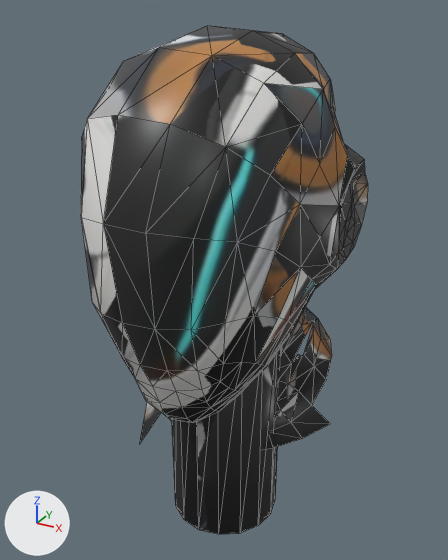
What one commit did to the glTF model pi-nebula/assets/crew/head_androidFeminine.glb.
Rendered twice from a 50 mm camera at (0.198, -0.364, 1.73) aimed at (-0.002, -0.001, 1.548). Every picture has the same lights, and +X, +Y and +Z are marked at lower left. The picture after the commit comes second. Mesh edges are drawn as thin lines. Vertices at exactly the same position are counted once.

The older version as bpy lines, for what is in view:
```python
me_head_androidfeminine = bpy.data.meshes.new('head_androidFeminine')
me_head_androidfeminine.from_pydata(...)  # 540 vertices, 960 faces; spans x -0.087..0.088, y -0.118..0.105, z 1.349..1.72
me_head_androidfeminine.materials.append(mat_head_androidfeminine)  # picture img_head_androidfeminine
ob_head_androidfeminine = bpy.data.objects.new('head_androidFeminine', me_head_androidfeminine)
ob_head_androidfeminine.location = (0.0, 0.0, 0.0)
```
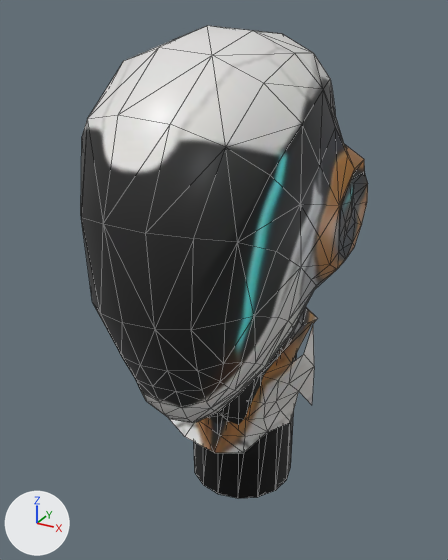
Commit message: Four androids' collars stay with the body where the head meets it

Boxes [x1, y1, x2, y2] around the edits, measured in the pictures (448 x 560 px):
'head_androidFeminine', reshaped (7% shorter): before [81, 26, 368, 534]; after [81, 26, 368, 498]
part 1 of me_head_androidfeminine, added: after [194, 353, 297, 498]
part 2 of me_head_androidfeminine, deleted: before [172, 328, 314, 534]
part 3 of me_head_androidfeminine, deleted: before [139, 319, 332, 450]
part 4 of me_head_androidfeminine, surface changed: before [81, 26, 368, 429]; after [81, 26, 368, 453]

What changed in the scene script:
```text
Change me_head_androidfeminine:
    used by ob_head_androidfeminine; location = (0.0, 0.0, 0.0)
    remove me_head_androidfeminine.from_pydata(...)  # 540 vertices, 960 faces; spans x -0.087..0.088, y -0.118..0.105, z 1.349..1.72
    add me_head_androidfeminine.from_pydata(...)  # 408 vertices, 786 faces; spans x -0.087..0.088, y -0.118..0.102, z 1.36..1.72
    me_head_androidfeminine part 1: a new loose piece, a 16-sided cylinder along z spanning x -0.043..0.043, y -0.014..0.072, z 1.36..1.521, in mat_head_androidfeminine (picture img_head_androidfeminine)
    me_head_androidfeminine part 2: 8 loose pieces with 148 vertices, spanning x -0.043..0.054, y -0.076..0.046, z 1.349..1.531, are deleted
    me_head_androidfeminine part 3
    16 vertices are removed from x -0.084..0.081, y -0.033..0.105, z 1.399..1.489
    30 faces are deleted
    me_head_androidfeminine part 4: 725 kept faces spanning x -0.087..0.088, y -0.118..0.102, z 1.41..1.72 get new texture (UV) coordinates
```
